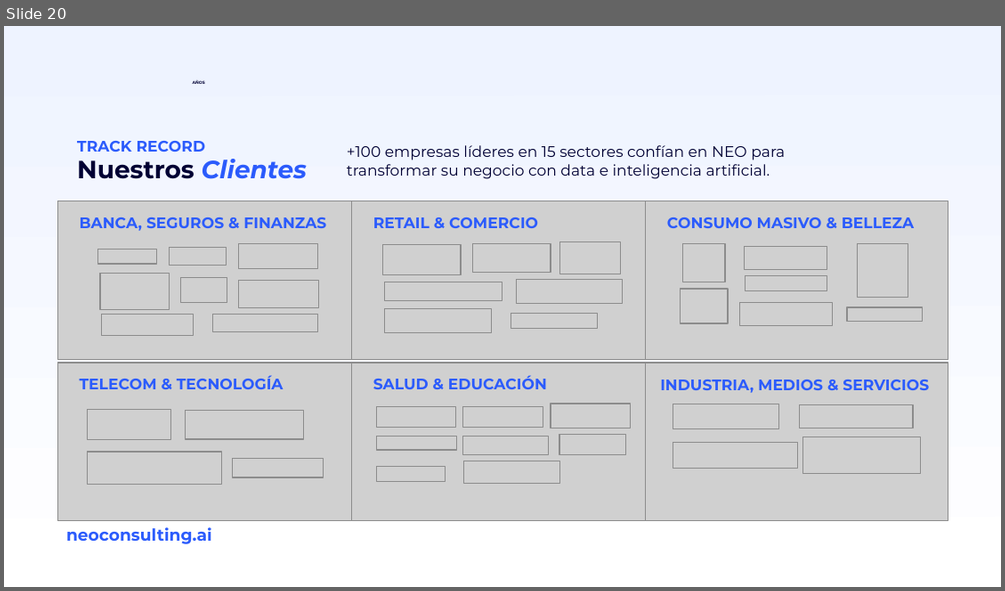
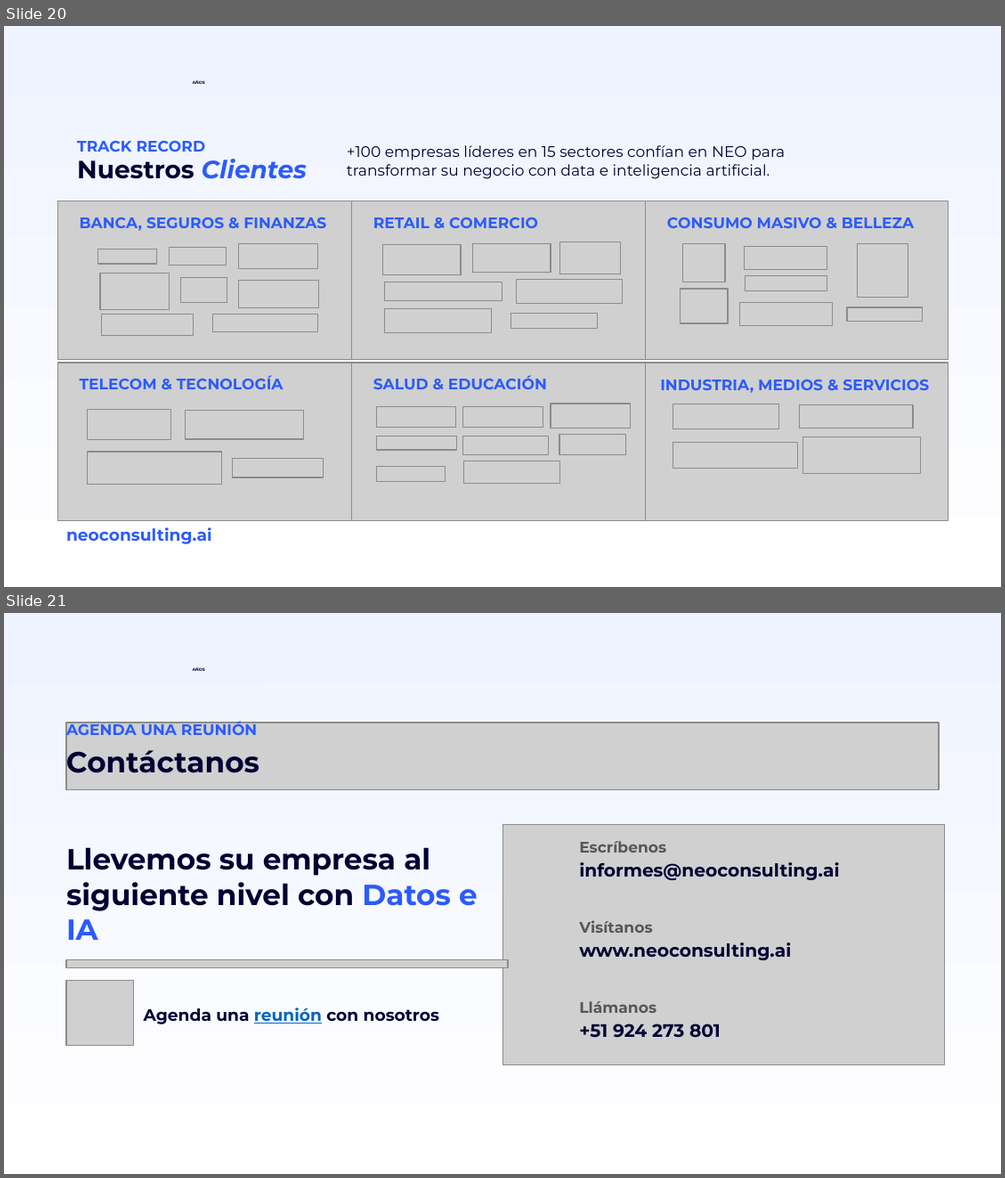
Before and after one commit to miguelchumacero/plantilla-base-deck, a slide deck: plantilla-base-neo-talents.pptx. Shown one above the other, each under a label of ours: slide 20 before the commit, slides 20 and 21 after it. The pictures are 1005x591 and 1005x1178 pixels, drawn with LibreOffice and Linux fonts; fonts in the diff are those of the drawing; grey boxes stand for pictures; background and template pictures are left out. Boxes give left, top, right and bottom in pixels: in the first picture for what was removed or moved away, otherwise in the second. Text is boxed around its words. In the diff, an @@ line names an element or a change of style, - is before the commit and + after.

```diff
--- a/plantilla-base-neo-talents.pptx
+++ b/plantilla-base-neo-talents.pptx
@@ slide 21 added at (x1=4, y1=613, x2=1001, y2=1174), background gradient #FFFFFF to #EEF3FF; not listed: 1 template element that a slide beside it also shows @@
@@ picture added at (x1=65, y1=722, x2=938, y2=789) @@
@@ text added at (x1=66, y1=721, x2=257, y2=740), 11 pt, text #2B5BFC, bold @@
+AGENDA UNA REUNIÓN
@@ text added at (x1=66, y1=744, x2=259, y2=779), 21 pt, text #000033, bold @@
+Contáctanos
@@ picture added at (x1=503, y1=824, x2=945, y2=1064) @@
@@ text added at (x1=66, y1=847, x2=477, y2=940), 21 pt, text #000033, bold @@
+Llevemos su empresa al siguiente nivel con Datos e IA
@@ text added at (x1=579, y1=841, x2=666, y2=852), 11 pt, text #575757, bold @@
+Escríbenos
@@ text added at (x1=579, y1=862, x2=839, y2=880), 13 pt, text #000033, bold @@
+informes@neoconsulting.ai
@@ text added at (x1=579, y1=920, x2=652, y2=933), 11 pt, text #575757, bold @@
+Visítanos
@@ text added at (x1=579, y1=942, x2=791, y2=960), 13 pt, text #000033, bold @@
+www.neoconsulting.ai
@@ picture added at (x1=65, y1=960, x2=508, y2=968) @@
@@ picture added at (x1=67, y1=980, x2=134, y2=1045) @@
@@ text added at (x1=144, y1=1007, x2=439, y2=1024), 12 pt, text #000033, bold @@
+Agenda una reunión con nosotros
@@ text added at (x1=579, y1=1001, x2=656, y2=1013), 11 pt, text #575757, bold @@
+Llámanos
@@ text added at (x1=579, y1=1023, x2=720, y2=1038), 13 pt, text #000033, bold @@
++51 924 273 801
```
Also in this commit, not shown: 6 slides changed, 1 slide removed.
